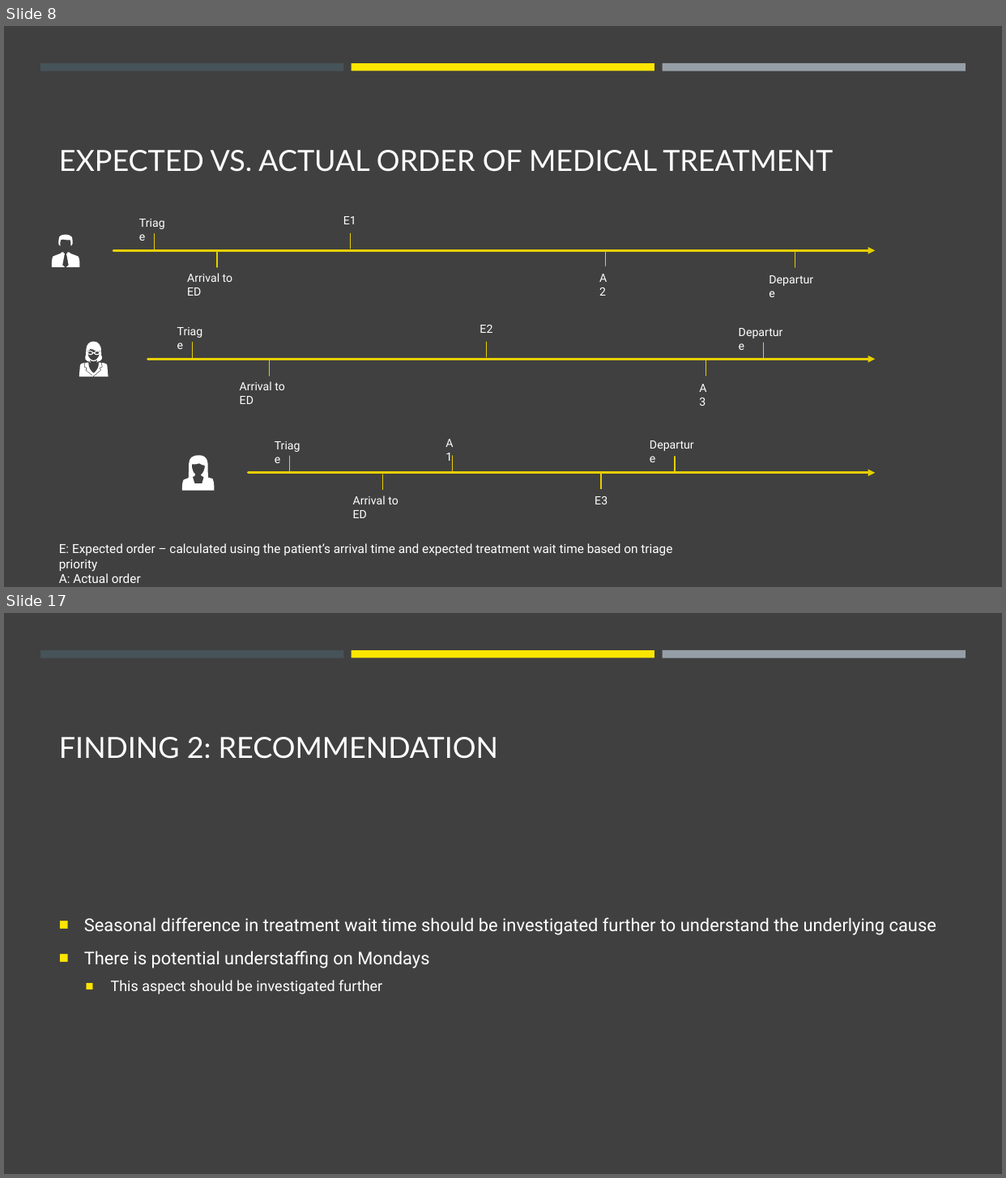
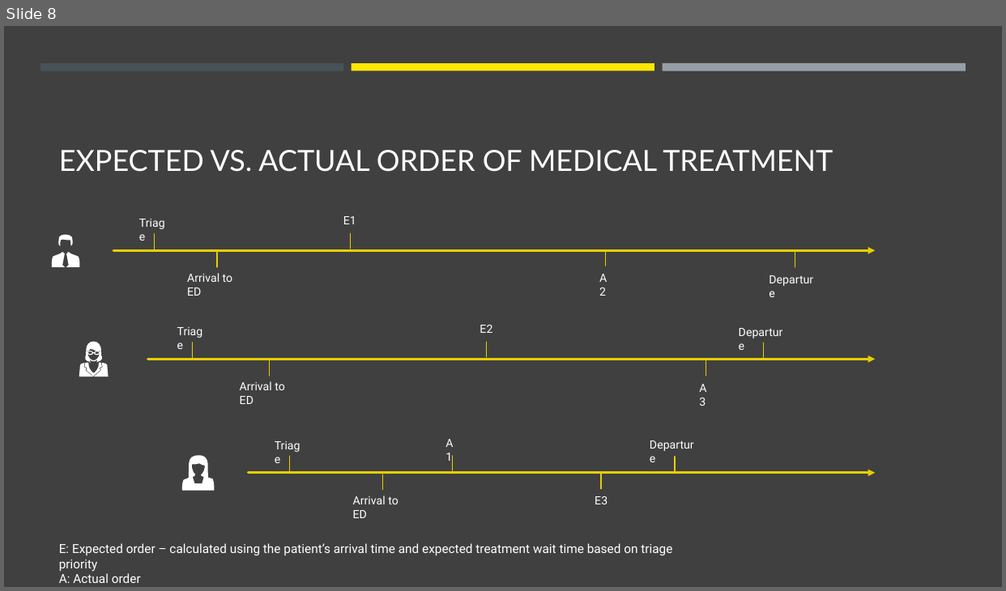
Before and after one commit to jasonnguyen3697/EY_DataChallenge, a slide deck: stuff.pptx. Shown one above the other, each under a label of ours: slides 8 and 17 before the commit, slide 8 after it; the slides between them are not shown. The pictures are 1006x1178 and 1006x591 pixels, drawn with LibreOffice and Linux fonts; fonts in the diff are those of the drawing. Boxes give left, top, right and bottom in pixels: in the first picture for what was removed or moved away, otherwise in the second. Text is boxed around its words. In the diff, an @@ line names an element or a change of style, - is before the commit and + after.

```diff
--- a/stuff.pptx
+++ b/stuff.pptx
@@ slide 17 removed at bbox=[4, 613, 1002, 1174], background #404040; not listed: 3 template elements that a slide beside it also shows @@
@@ title removed at bbox=[59, 737, 498, 759] @@
-FINDING 2: RECOMMENDATION
@@ text removed at bbox=[84, 918, 936, 995] @@
-■ Seasonal difference in treatment wait time should be investigated further to understand the underlying cause
-■ There is potential understaffing on Mondays
-  ■ This aspect should be investigated further
```
Also in this commit, not shown: 11 slides changed, 1 slide added, 2 other slides removed.
